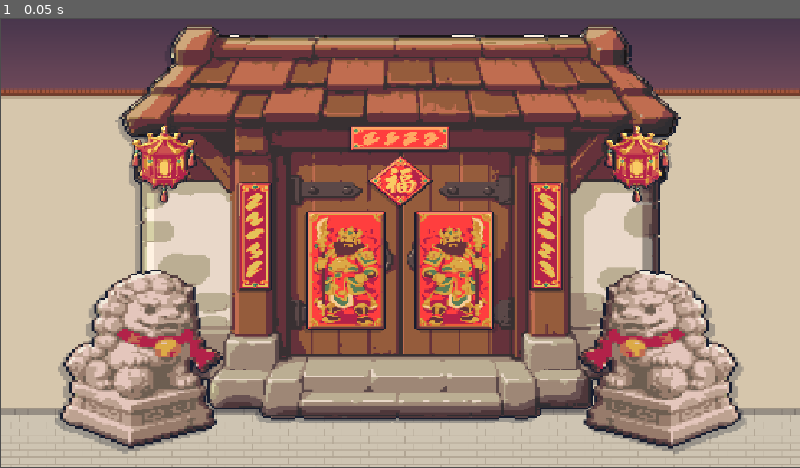
Above: before the commit, frame 1.
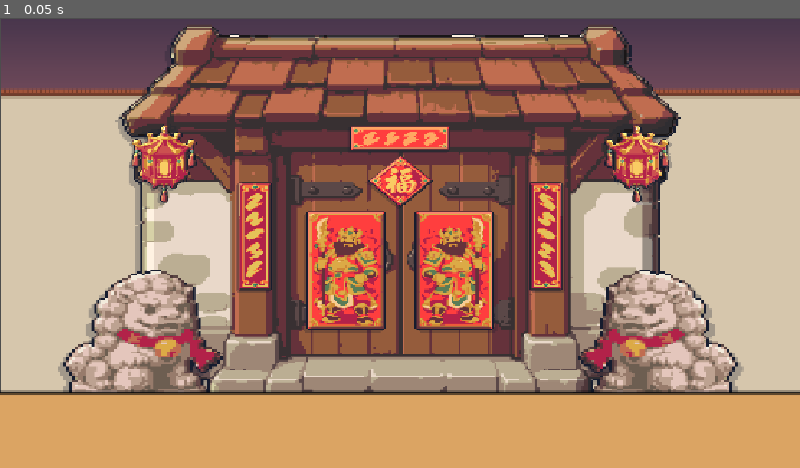
Above: after the commit, the same moment.

Repository: JajabinksMONKE/Cooking-Rhythm-game
Game: Godot game, scene res://node_2d.tscn
Two runs of this game, one before a commit and one after it. Both use one fixed random seed, a clock stepped at 60 frames per second and the inputs below. The project has no main scene, so this scene is started directly.
Inputs:
- Up to frame 1 (0.05 s): no input

The runs differ from the first frame. In frame 1, 17% of the frame differs, in the area x 0-100%, y 82-100%.

Commit message:
2
2

Diff:
--- a/node_2d.tscn
+++ b/node_2d.tscn
@@ -3,6 +3,7 @@
 [ext_resource type="Texture2D" uid="uid://cnwt40clvtrn5" path="res://images/Buildings/Temple_Door.png" id="1_0e48y"]
 [ext_resource type="Texture2D" uid="uid://rx6thb0lp3e0" path="res://images/Decorations/Door_God_Poster.png" id="2_epypp"]
 [ext_resource type="Texture2D" uid="uid://csuhv2rk8qe7r" path="res://Example_Festive_Front_Door.png" id="3_epypp"]
+[ext_resource type="Texture2D" uid="uid://c85l6oryutknn" path="res://Counter_1.png" id="4_0hol4"]
 
 [node name="Node2D" type="Node2D" unique_id=1663927764]
 
@@ -21,3 +22,8 @@
 position = Vector2(576.375, 323.375)
 scale = Vector2(0.8070577, 0.63814485)
 texture = ExtResource("3_epypp")
+
+[node name="Outdoor counter" type="Sprite2D" parent="CanvasLayer" unique_id=1474169323]
+position = Vector2(580.00006, 538)
+scale = Vector2(9.1328125, 3.7187502)
+texture = ExtResource("4_0hol4")
Binary file added: Counter_1.aseprite
Binary file added: Counter_1.png
Not shown, added: Counter_1.png.import
Binary file added: kimono girls/Counter_1.aseprite
